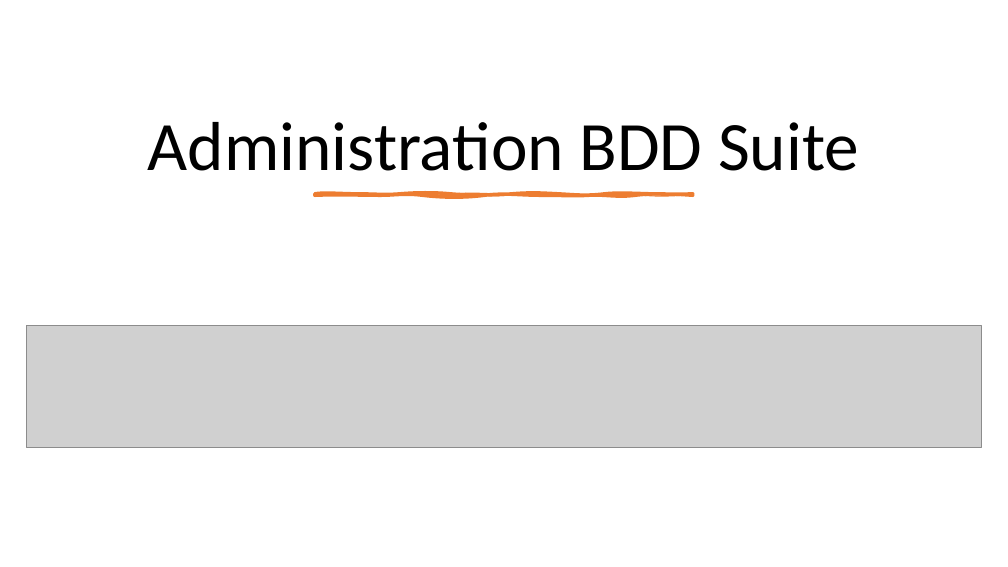
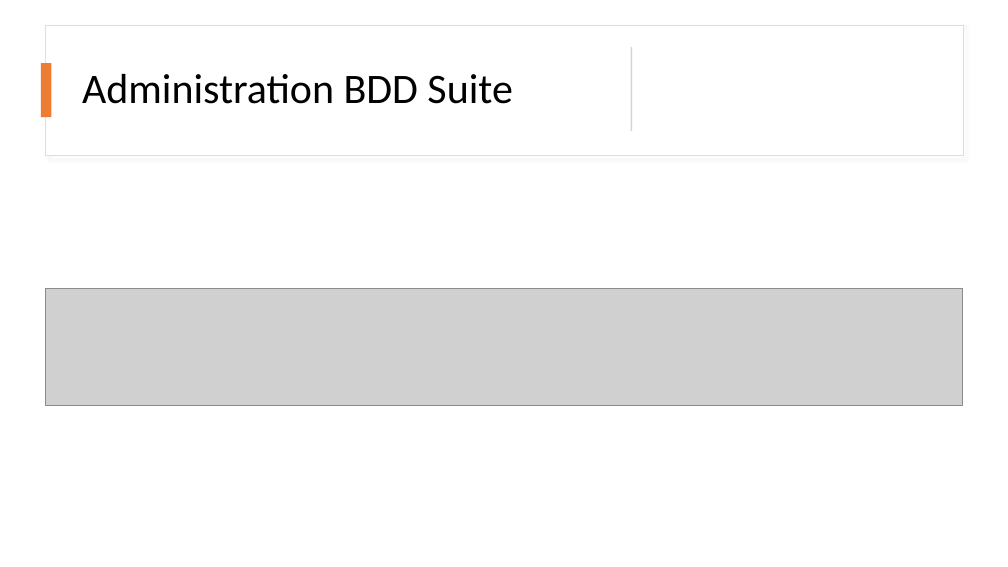
Before and after one commit to neopolitan2012/PT-LPBDD, a slide deck: slide 11 of Soutenance_PT.pptx (slide 10 before the commit). Drawn at 1008x567 pixels with LibreOffice and Linux fonts; fonts in the diff are those of the drawing; grey boxes stand for pictures. Boxes give left, top, right and bottom in pixels: in the first picture for what was removed or moved away, otherwise in the second. Text is boxed around its words. In the diff, an @@ line names an element or a change of style, - is before the commit and + after.

```diff
--- a/Soutenance_PT.pptx
+++ b/Soutenance_PT.pptx
@@ rectangle added at <box>45,25,963,155</box>, fill #FFFFFF, outline #DEDEDE 1 pt @@
@@ title "Administration BDD Suite": place and size @@
-title "Administration BDD Suite" at <box>148,122,859,171</box>
+title "Administration BDD Suite" at <box>82,74,512,104</box>
@@ title "Administration BDD Suite" at <box>82,74,512,104</box>: size 66 to 40 pt; alignment centre to left; vertical alignment bottom to middle @@
@@ rectangle added at <box>631,47,632,132</box>, fill #D5D5D5 @@
@@ rectangle added at <box>41,64,51,118</box>, fill #ED7D31 @@
@@ freeform shape removed at <box>315,194,693,195</box> @@
@@ picture: place and size @@
-picture at <box>26,326,982,448</box>
+picture at <box>45,288,963,405</box>
```
Also in this commit, not shown: 11 other slides changed, 6 slides added, 2 slides removed.
